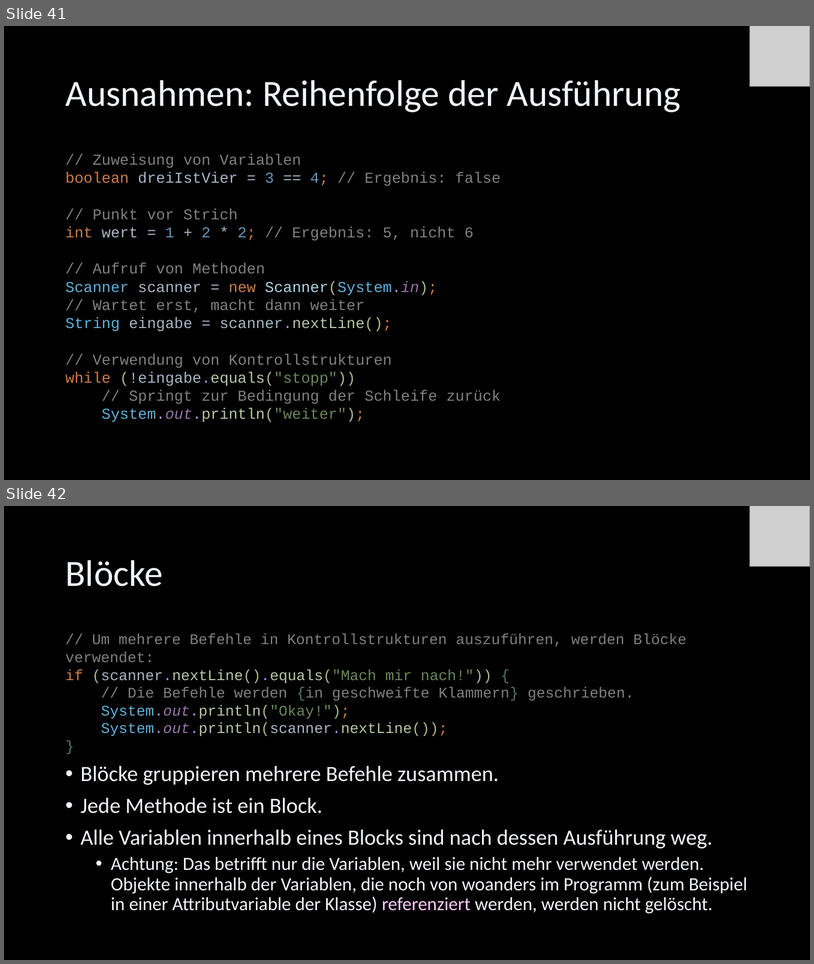
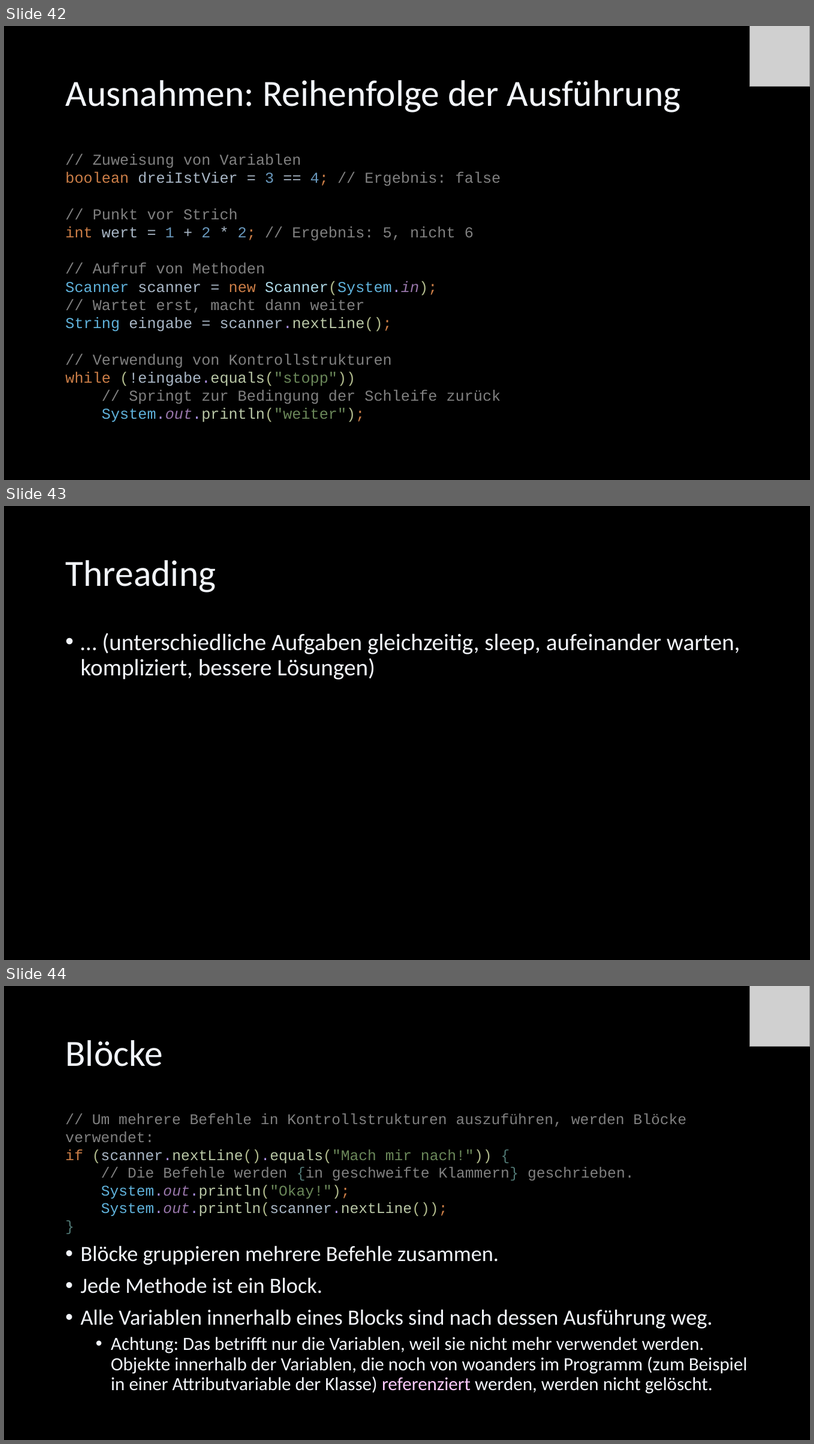
Before and after one commit to Cactusroot/Java, a slide deck: src/Java.pptx. Shown one above the other, each under a label of ours: slides 41 and 42 before the commit, slides 42, 43 and 44 after it. The pictures are 814x964 and 814x1444 pixels, drawn with LibreOffice and Linux fonts; fonts in the diff are those of the drawing; grey boxes stand for pictures. Boxes give left, top, right and bottom in pixels: in the first picture for what was removed or moved away, otherwise in the second. Text is boxed around its words. In the diff, an @@ line names an element or a change of style, - is before the commit and + after.

```diff
--- a/src/Java.pptx
+++ b/src/Java.pptx
@@ slide 43 added at <box>4,506,810,960</box>, background #000000 @@
@@ title added at <box>65,560,216,592</box>, 44 pt, text #F2F5FA @@
+Threading
@@ text added at <box>81,633,740,679</box>, 28 pt, text #F2F5FA @@
+• … (unterschiedliche Aufgaben gleichzeitig, sleep, aufeinander warten, kompliziert, bessere Lösungen)
@@ what was slide 41 is now slide 42 @@
@@ what was slide 42 is now slide 44 @@
```
Also in this commit, not shown: 5 other slides added.
